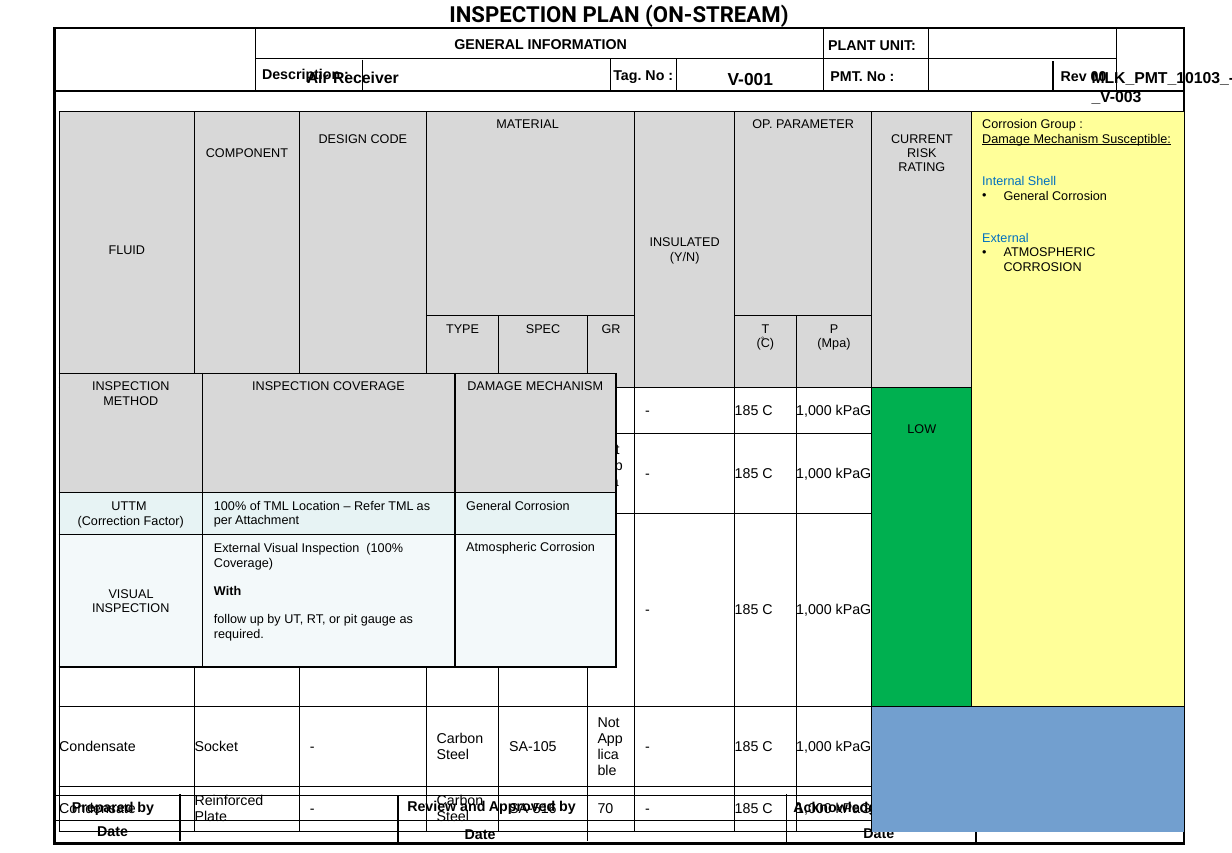
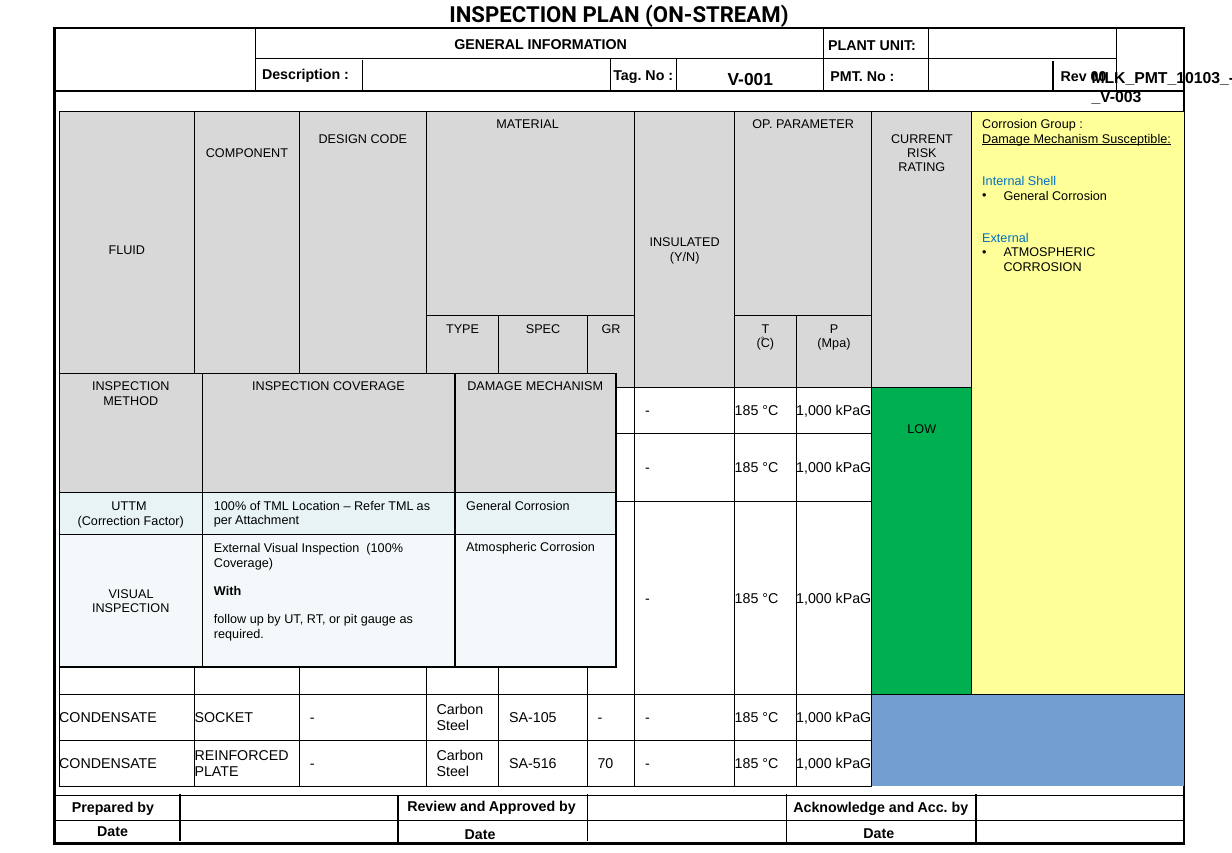
Before and after one commit to AMIRULHAFIZI/IPetro_Workshop_2, a slide deck: slide 1 of outputs/Inspection_Plan_MLK_PMT_10103_-_V-003.pptx. Drawn at 1232x853 pixels with LibreOffice and Linux fonts; fonts in the diff are those of the drawing; background and template pictures are left out. Boxes give left, top, right and bottom in pixels: in the first picture for what was removed or moved away, otherwise in the second. Text is boxed around its words. In the diff, an @@ line names an element or a change of style, - is before the commit and + after.

```diff
--- a/outputs/Inspection_Plan_MLK_PMT_10103_-_V-003.pptx
+++ b/outputs/Inspection_Plan_MLK_PMT_10103_-_V-003.pptx
@@ text removed at box(307, 71, 399, 88) @@
-Air Receiver
@@ table at box(59, 111, 1186, 780) @@
-row 3: Condensate | Shell & Dished End | - | Carbon Steel | SA-516 | 70 | - | 185 C | 1,000 kPaG | LOW | 
+row 3: CONDENSATE | SHELL & DISHED END | - | Carbon Steel | SA-516 | 70 | - | 185 °C | 1,000 kPaG | LOW | 
-row 4: Condensate | Flange, Manhole Flange and Cover | - | Carbon Steel | SA-105 | Not Applicable | - | 185 C | 1,000 kPaG |  | 
+row 4: CONDENSATE | FLANGE, MANHOLE FLANGE AND COVER | - | Carbon Steel | SA-105 | - | - | 185 °C | 1,000 kPaG |  | 
-row 5: Condensate | Pipe | - | Carbon Steel | SA-106 | B | - | 185 C | 1,000 kPaG |  | 
+row 5: CONDENSATE | PIPE | - | Carbon Steel | SA-106 | B | - | 185 °C | 1,000 kPaG |  | 
-row 6: Condensate | Socket | - | Carbon Steel | SA-105 | Not Applicable | - | 185 C | 1,000 kPaG |  | 
+row 6: CONDENSATE | SOCKET | - | Carbon Steel | SA-105 | - | - | 185 °C | 1,000 kPaG |  | 
-row 7: Condensate | Reinforced Plate | - | Carbon Steel | SA-516 | 70 | - | 185 C | 1,000 kPaG |  | 
+row 7: CONDENSATE | REINFORCED PLATE | - | Carbon Steel | SA-516 | 70 | - | 185 °C | 1,000 kPaG |  | 
```
Also in this commit, not shown: 2 other slides changed, 10 slides added, 12 other files.
